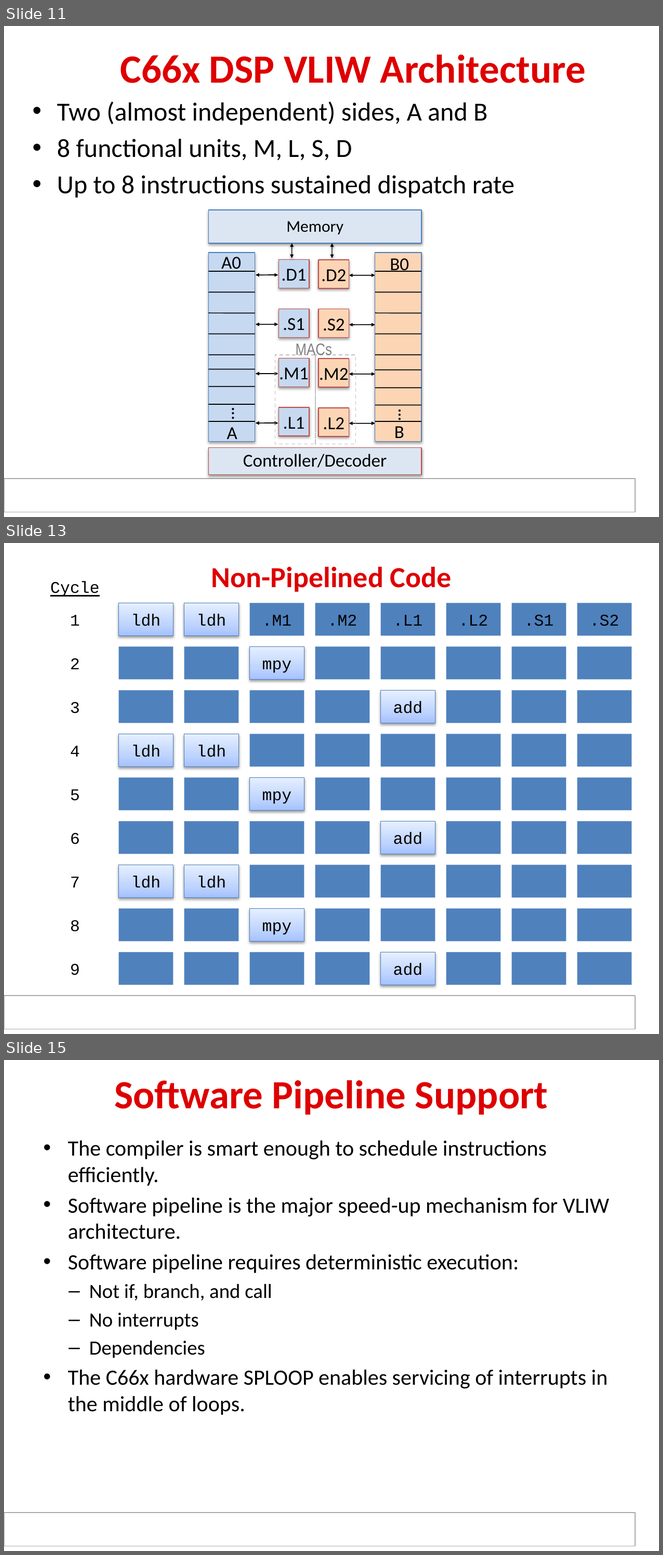
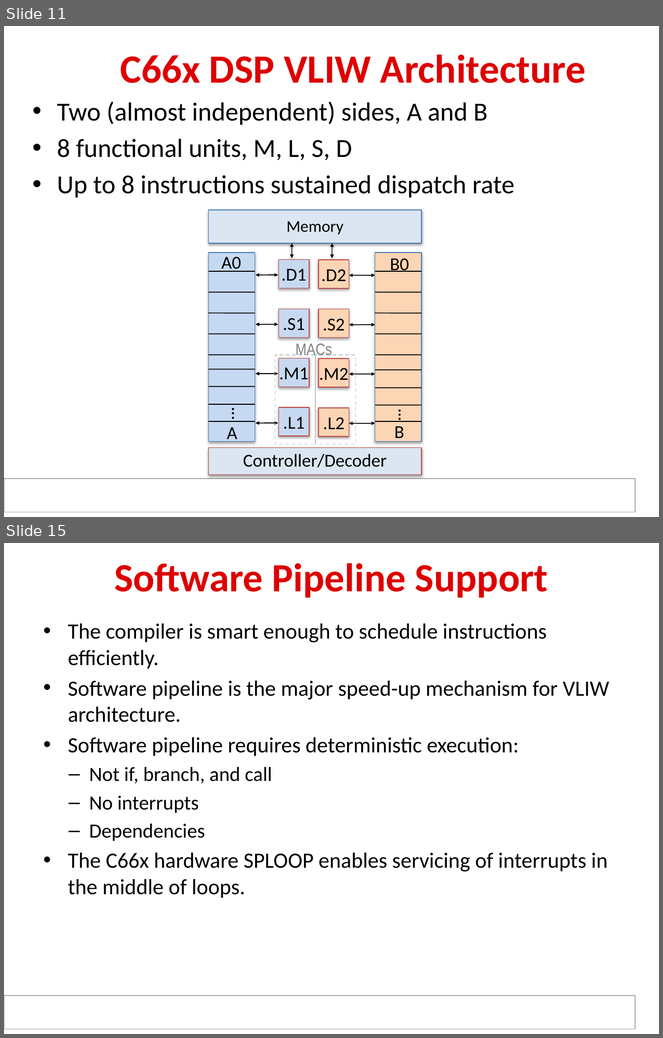
Before and after one commit to hari1989/keystone-workshop, a slide deck: slides/KeyStone Optimization.pptx. Shown one above the other, each under a label of ours: slides 11, 13 and 15 before the commit, slides 11 and 15 after it; the slides between them are not shown. The pictures are 663x1555 and 663x1038 pixels, drawn with LibreOffice and Linux fonts; fonts in the diff are those of the drawing; background and template pictures are left out. Boxes give left, top, right and bottom in pixels: in the first picture for what was removed or moved away, otherwise in the second. Text is boxed around its words. In the diff, an @@ line names an element or a change of style, - is before the commit and + after.

Commit message:
New Software Pipeline slides

```diff
--- a/slides/KeyStone Optimization.pptx
+++ b/slides/KeyStone Optimization.pptx
@@ slide 13 removed at box(4, 543, 659, 1034), background #FFFFFF; not listed: 1 template element that a slide beside it also shows @@
@@ title removed at box(211, 566, 452, 592) @@
-Non-Pipelined Code
@@ group removed at box(118, 603, 632, 636): 8 rectangles @@
-.M1
-.M2
-.L1
-.L2
-.S1
-.S2
-.D1
-.D2
@@ group removed at box(50, 581, 239, 636): 2 texts, 2 rectangles @@
-1
-Cycle
-ldh
-ldh
@@ group removed at box(70, 646, 632, 679): 8 rectangles, 1 text @@
-2
@@ rectangle removed at box(249, 646, 304, 679) @@
-mpy
@@ group removed at box(70, 691, 632, 723): 8 rectangles, 1 text @@
-3
@@ rectangle removed at box(380, 691, 435, 723) @@
-add
@@ group removed at box(70, 734, 632, 854): 28 rectangles, 3 texts @@
-4
-ldh
-ldh
-5
-mpy
-6
-add
@@ group removed at box(70, 865, 632, 985): 28 rectangles, 3 texts @@
-7
-ldh
-ldh
-8
-mpy
-9
-add
```
Also in this commit, not shown: 6 slides added, 2 other slides removed.
